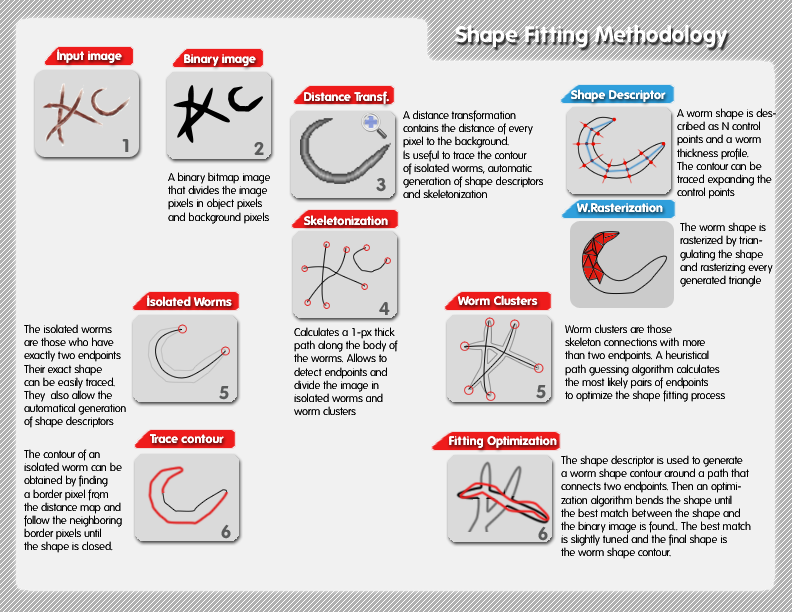
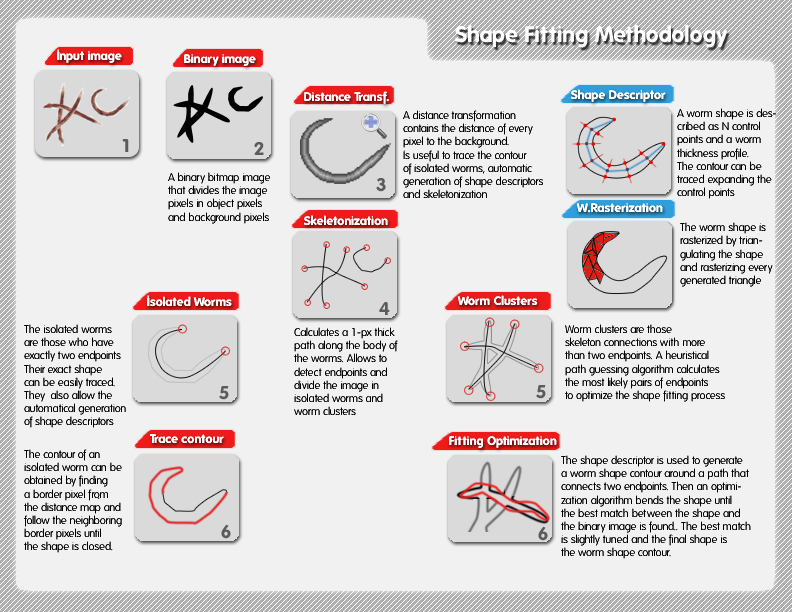
Revision of a layered 792 x 612 image; what changed, layer by layer:
added layer "skshape copy" above "control points" over (568, 221, 672, 308)
